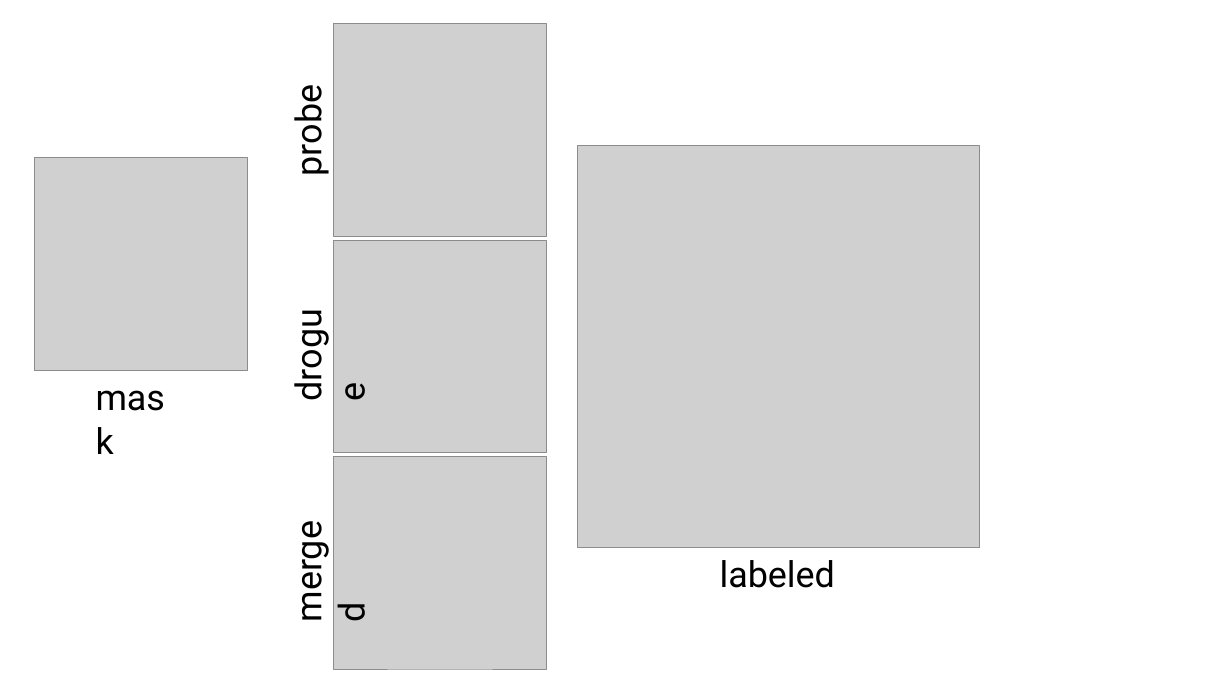
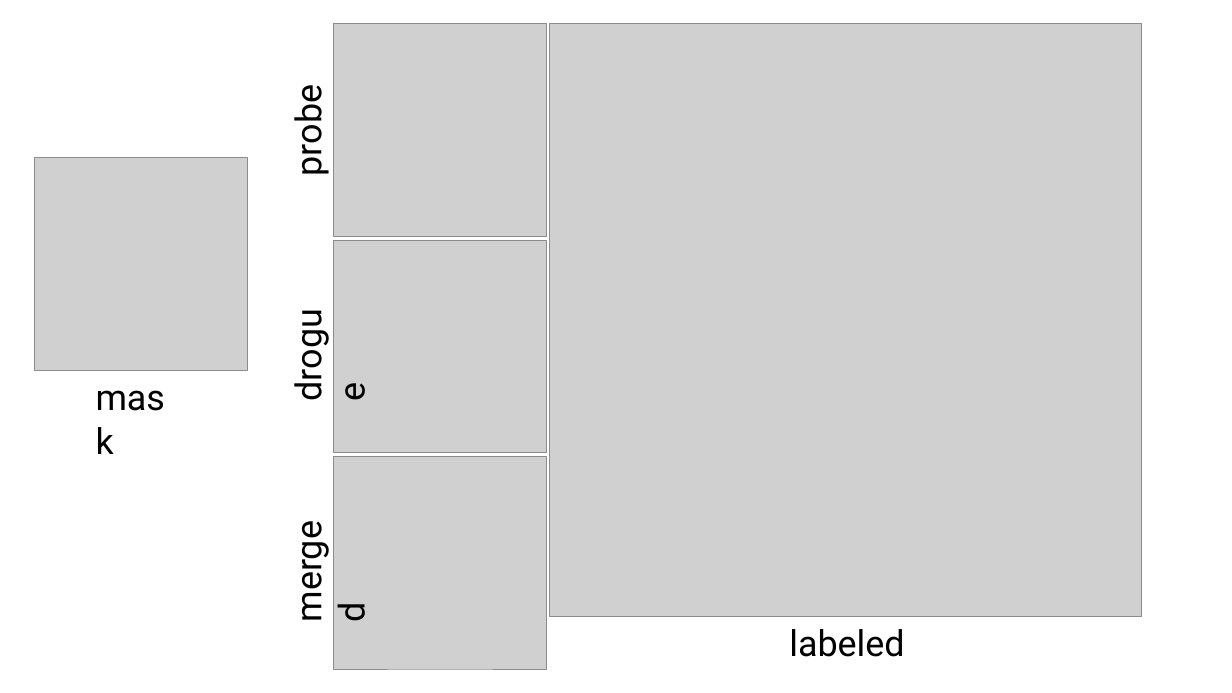
Before and after one commit to derekworth/demos, a slide deck: slide 3 of flt-tst-alpha-masking.pptx. Drawn at 1232x693 pixels with LibreOffice and Linux fonts; fonts in the diff are those of the drawing; grey boxes stand for pictures. Boxes give left, top, right and bottom in pixels: in the first picture for what was removed or moved away, otherwise in the second. Text is boxed around its words. In the diff, an @@ line names an element or a change of style, - is before the commit and + after.

Commit message:
Modified slides

```diff
--- a/flt-tst-alpha-masking.pptx
+++ b/flt-tst-alpha-masking.pptx
@@ picture: place and size @@
-picture at (578, 146, 980, 548)
+picture at (549, 24, 1141, 616)
@@ text "labeled": place and size @@
-text "labeled" at (720, 560, 835, 588)
+text "labeled" at (789, 629, 904, 657)
```
Also in this commit, not shown: 1 other slide changed.
